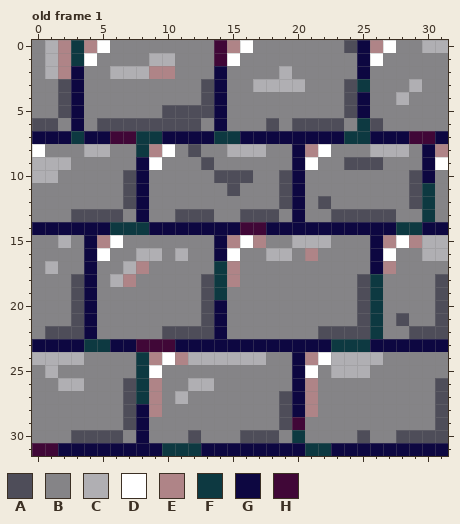
One commit to this pixel-art file: src/game/textures/brick.aseprite. The picture above was drawn from the file before the commit.
32x32 pixels, 1 frame. Colours within 5 levels of each other are drawn and written as one. Shown: old frame 1.
Palette (. is transparent): A #4e4d59  B #858487  C #b0afb3  D #ffffff  E #af8487  F #0d3941  G #0d0741  H #400737
Pixels before, old frame 1, first column x 0:
 0 BCEFEDBBBBBBBBHEDBBBBBBBAGEDBBCC
 1 BCEFDBBBBCCBBBHDBBBBBBBBBGDBBBBB
 2 BCEGBBCCCEEBBBGBBBBCBBBBBGBBBBBB
 3 BBAGBBBBBBBBBAGBBCCCCBBBAFBBBCBB
 4 BBAGBBBBBBBBBAGBBBBBBBBBAGBBCBBB
 5 BBAGBBBBBBAAAAGBBBBBBBBBAGBBBBBB
 6 AABGBAAAAAAAABGBBBABAAAABFABBBBB
 7 GGGFGGHHFFGGGGFFGGGGGGGGFFGGGHHG
 8 DBBBCCBBFEDBABBCCCBBGEDBBBCCCBGE
 9 CCCBBBBBGDBBBABBBBBBGDBBAAABBBGD
10 CCBBBBBAGBBBBBAAABBAGBBBBBBBBAGB
11 BBBBBBBAGBBBBBBABBBAGBBBBBBBBAFB
12 BBBBBBBAGBBBBBBBBBBAGBABBBBBBAFB
13 BBBAAAABGBBAAABBAAABGBBAAAAABBFB
14 GGGGGGFFFGGGGGGGHHGGGGGGGGGGFFGG
15 BBCBGEDBBBBBBBGEDEBBCCCBBBGEDECC
16 BBBBGDBBCCBCBBGDBBCCBEBBBBGDBBCC
17 BCBBGBBCEBBBBBFEBBBBBBBBBBGEBBBB
18 BBBAGBCEBBBBBAFEBBBBBBBBBAFBBBBA
19 BBBAGBBBBBBBBAFBBBBBBBBBBAFBBBBA
20 BBBAGBBBBBBBBAGBBBBBBBBBBAFBBBBA
21 BBBAGBBBBBBBBAGBBBBBBBBBBAFBABBA
22 BAAAGBBBBBAAAAGBBBBBBBAAAAFBBAAA
23 GGGGFFGGHHHGGGGGGGGGGGGFFFGGGGGG
24 CCCCBBBBFEDECCCCCCBBGEDCCCCBBBBB
25 BCBBBBBBFDBBBBBBBBBBGDBCCCBBBBBB
26 BBCCBBBAFEBBCCBBBBBBGEBBBBBBBBBA
27 BBBBBBBAFEBCBBBBBBBAGEBBBBBBBBBA
28 BBBBBBBAGEBBBBBBBBBAGEBBBBBBBBBA
29 BBBBBBBAGBBBBBBBBBBAHBBBBBBBBBBA
30 BBBAAAABGBBBABBBAAABFBBBBABBAAAA
31 HHGGGGGGGGFFFGGGGGGGGFFGGGGGGGGG
After the commit:
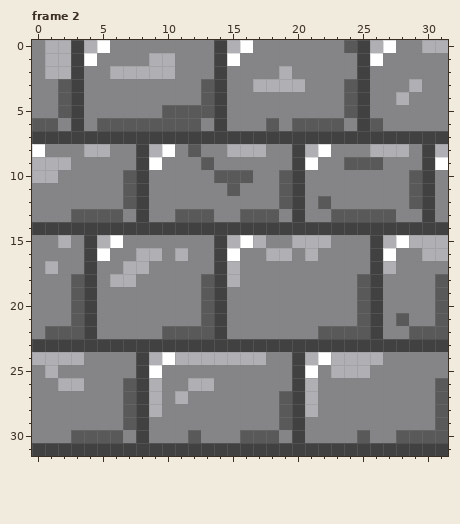
A new or re-ordered frame is compared with the old frame closest to it.
What changed:
frames 1 -> 2
colour A: #4e4d59 -> #595959
colour G: #0d0741 -> #414141
Changed rows in their new state; - is a pixel that keeps its letter.
Frame 2 is new; against old frame 1, layer "borders":
first column x 0:
 0 --CGC---------GC----------C-----
 1 --CG----------G-----------------
 2 --C------CC---------------------
 3 -------------------------G------
 6 -------------------------G------
 7 ---G--GGGG----GG--------GG---GG-
 8 --------GC-----------C---------C
11 ------------------------------G-
12 ------------------------------G-
13 ------------------------------G-
14 ------GGG-------GG----------GG--
15 -----C---------C-C---------C-C--
16 ---------------------C----------
17 --------C-----GC-----------C----
18 -------C------GC----------G-----
19 --------------G-----------G-----
20 --------------------------G-----
21 --------------------------G-----
22 --------------------------G-----
23 ----GG--GGG------------GGG------
24 --------GC-C---------C----------
25 --------G-----------------------
26 --------GC-----------C----------
27 --------GC-----------C----------
28 ---------C-----------C----------
29 --------------------G-----------
30 --------------------G-----------
31 GG--------GGG--------GG---------
